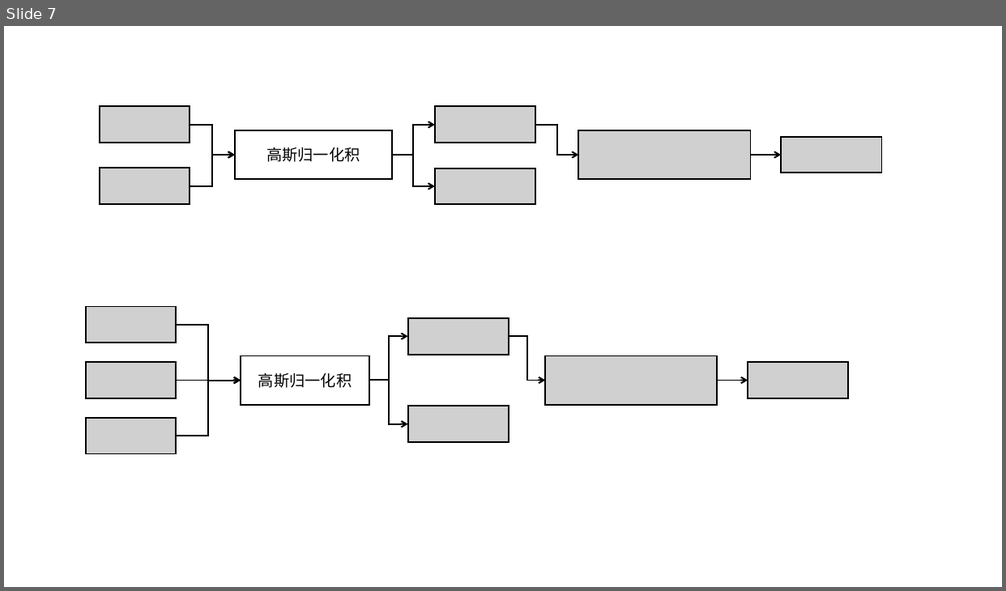
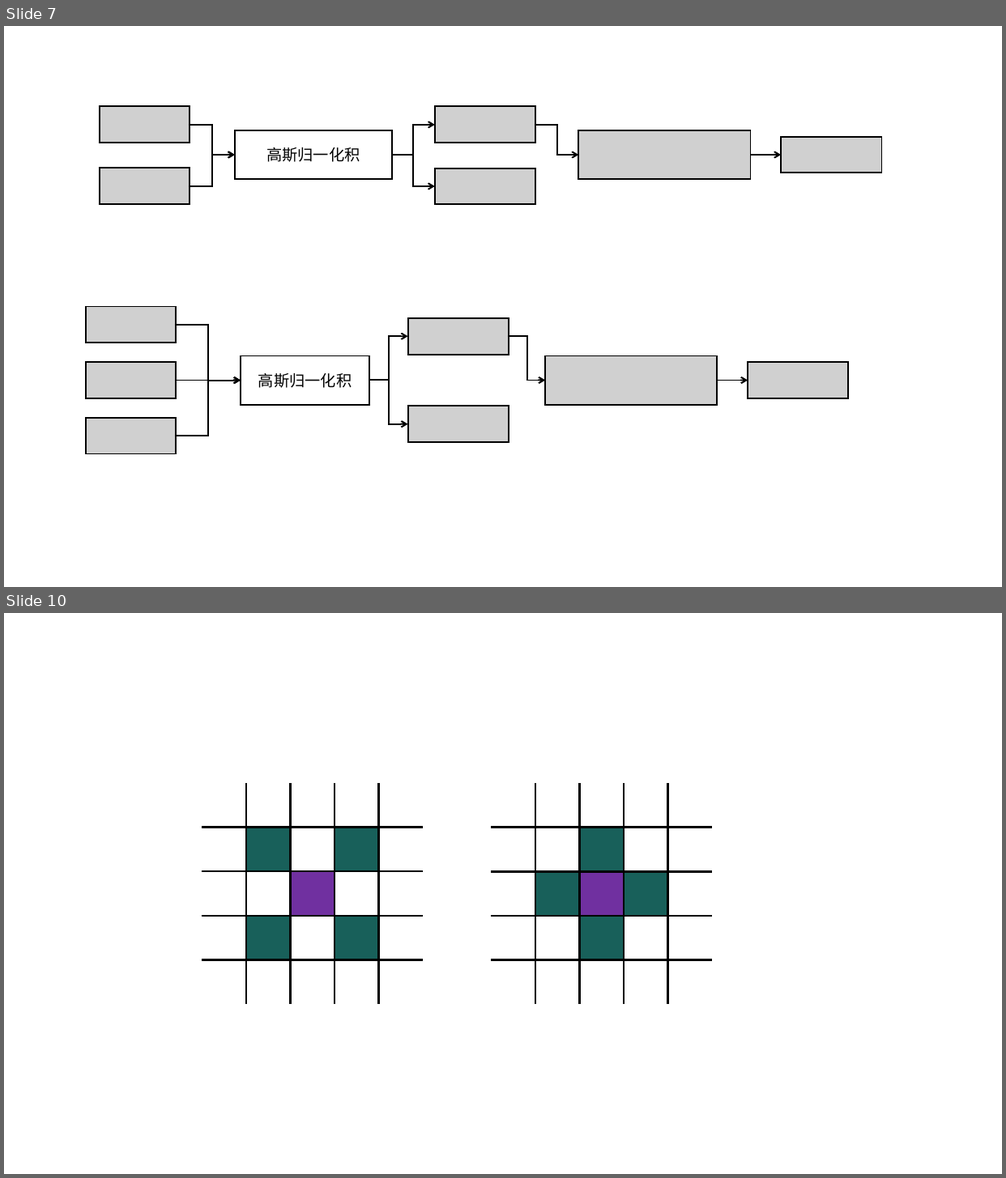
Before and after one commit to sunshanlu/dso_ssl, a slide deck: pictures/make-pictures.pptx. Shown one above the other, each under a label of ours: slide 7 before the commit, slides 7 and 10 after it; the slides between them are not shown. The pictures are 1006x591 and 1006x1178 pixels, drawn with LibreOffice and Linux fonts; fonts in the diff are those of the drawing; grey boxes stand for pictures. Boxes give left, top, right and bottom in pixels: in the first picture for what was removed or moved away, otherwise in the second. Text is boxed around its words. In the diff, an @@ line names an element or a change of style, - is before the commit and + after.

```diff
--- a/pictures/make-pictures.pptx
+++ b/pictures/make-pictures.pptx
@@ slide 10 added at (x1=4, y1=613, x2=1002, y2=1174), background #FFFFFF @@
@@ table added at (x1=202, y1=783, x2=423, y2=993), 5 rows, 5 columns @@
+ |  |  |  | 
+ |  |  |  | 
+ |  |  |  | 
+ |  |  |  | 
+ |  |  |  | 
@@ table added at (x1=202, y1=783, x2=423, y2=1003), 5 rows, 5 columns @@
+ |  |  |  | 
+ |  |  |  | 
+ |  |  |  | 
+ |  |  |  | 
+ |  |  |  | 
@@ table added at (x1=492, y1=783, x2=712, y2=1003), 5 rows, 5 columns @@
+ |  |  |  | 
+ |  |  |  | 
+ |  |  |  | 
+ |  |  |  | 
+ |  |  |  | 
```
Also in this commit, not shown: 5 other slides added, 4 other files.
